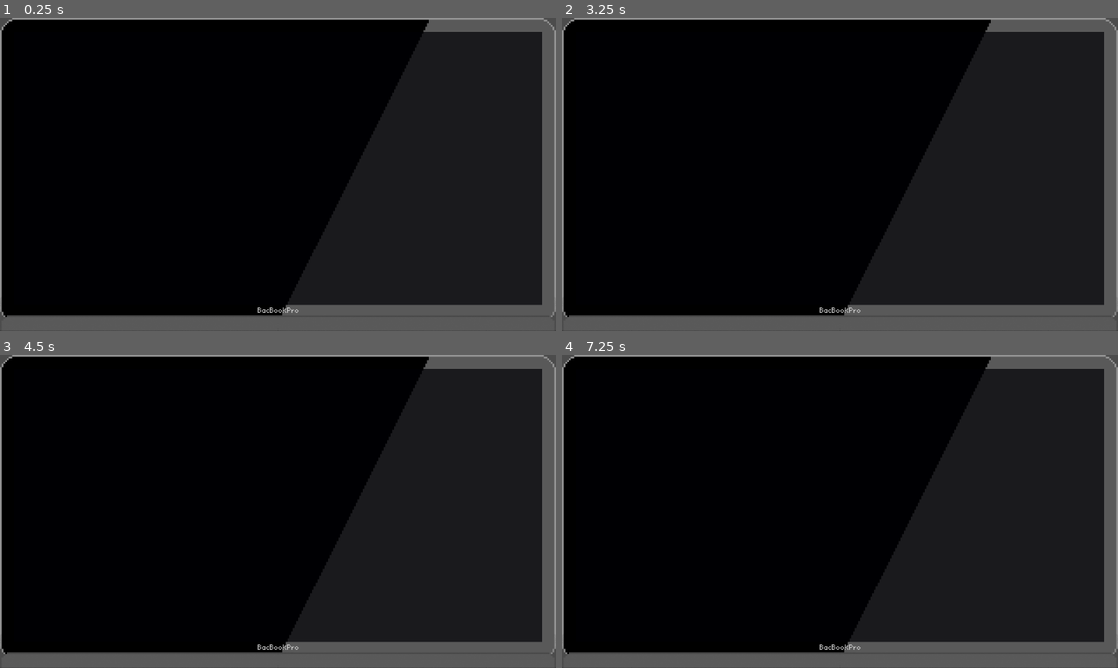
Above: before the commit, frames 1-4 (two rows, left to right).
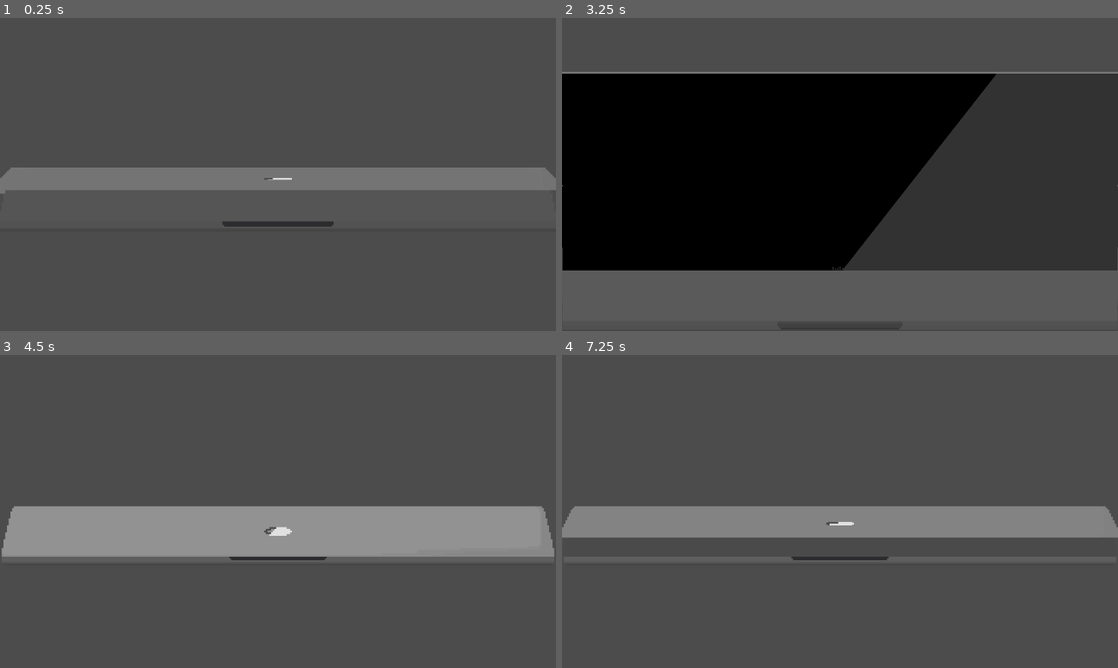
Above: after the commit, the same moments.

Repository: FVHSGameDesignClub/Brassica
Game: Godot game, scene res://Scenes/Splash/Splash.tscn
The game is run twice, just before and just after one commit, with the same random seed, the same clock (stepped at 60 frames per second) and the same inputs. Before the commit the project starts from res://Scenes/Main.tscn.
Inputs:
- Up to frame 1 (0.25 s): no input
- Up to frame 2 (3.25 s): tap Enter at 2 s
- Up to frame 3 (4.5 s): tap Space at 4.25 s
- Up to frame 4 (7.25 s): no input

The runs differ from the first frame. In frame 1, 90% of the frame differs, in the area x 0-100%, y 0-96%; in frame 2, 33%; in frame 3, 91%; in frame 4, 90%.

Commit message:
Splash Animation Updated

Diff:
--- /dev/null
+++ b/Scenes/Splash/Splash.tscn
@@ -0,0 +1,49 @@
+[gd_scene load_steps=32 format=2]
+
+[ext_resource path="res://Assets/Splash/Animation/1.png" type="Texture" id=1]
+[ext_resource path="res://Assets/Splash/Animation/2.png" type="Texture" id=2]
+[ext_resource path="res://Assets/Splash/Animation/3.png" type="Texture" id=3]
+[ext_resource path="res://Assets/Splash/Animation/4.png" type="Texture" id=4]
+[ext_resource path="res://Assets/Splash/Animation/5.png" type="Texture" id=5]
+[ext_resource path="res://Assets/Splash/Animation/6.png" type="Texture" id=6]
+[ext_resource path="res://Assets/Splash/Animation/7.png" type="Texture" id=7]
+[ext_resource path="res://Assets/Splash/Animation/8.png" type="Texture" id=8]
+[ext_resource path="res://Assets/Splash/Animation/9.png" type="Texture" id=9]
+[ext_resource path="res://Assets/Splash/Animation/10.png" type="Texture" id=10]
+[ext_resource path="res://Assets/Splash/Animation/11.png" type="Texture" id=11]
+[ext_resource path="res://Assets/Splash/Animation/12.png" type="Texture" id=12]
+[ext_resource path="res://Assets/Splash/Animation/13.png" type="Texture" id=13]
+[ext_resource path="res://Assets/Splash/Animation/14.png" type="Texture" id=14]
+[ext_resource path="res://Assets/Splash/Animation/15.png" type="Texture" id=15]
+[ext_resource path="res://Assets/Splash/Animation/16.png" type="Texture" id=16]
+[ext_resource path="res://Assets/Splash/Animation/17.png" type="Texture" id=17]
+[ext_resource path="res://Assets/Splash/Animation/18.png" type="Texture" id=18]
+[ext_resource path="res://Assets/Splash/Animation/19.png" type="Texture" id=19]
+[ext_resource path="res://Assets/Splash/Animation/20.png" type="Texture" id=20]
+[ext_resource path="res://Assets/Splash/Animation/21.png" type="Texture" id=21]
+[ext_resource path="res://Assets/Splash/Animation/22.png" type="Texture" id=22]
+[ext_resource path="res://Assets/Splash/Animation/23.png" type="Texture" id=23]
+[ext_resource path="res://Assets/Splash/Animation/24.png" type="Texture" id=24]
+[ext_resource path="res://Assets/Splash/Animation/25.png" type="Texture" id=25]
+[ext_resource path="res://Assets/Splash/Animation/26.png" type="Texture" id=26]
+[ext_resource path="res://Assets/Splash/Animation/27.png" type="Texture" id=27]
+[ext_resource path="res://Assets/Splash/Animation/28.png" type="Texture" id=28]
+[ext_resource path="res://Assets/Splash/Animation/29.png" type="Texture" id=29]
+[ext_resource path="res://Assets/Splash/Animation/30.png" type="Texture" id=30]
+
+[sub_resource type="SpriteFrames" id=1]
+animations = [ {
+"frames": [ ExtResource( 1 ), ExtResource( 2 ), ExtResource( 3 ), ExtResource( 4 ), ExtResource( 5 ), ExtResource( 6 ), ExtResource( 7 ), ExtResource( 8 ), ExtResource( 9 ), ExtResource( 10 ), ExtResource( 11 ), ExtResource( 12 ), ExtResource( 13 ), ExtResource( 14 ), ExtResource( 15 ), ExtResource( 16 ), ExtResource( 17 ), ExtResource( 18 ), ExtResource( 19 ), ExtResource( 20 ), ExtResource( 21 ), ExtResource( 22 ), ExtResource( 23 ), ExtResource( 24 ), ExtResource( 25 ), ExtResource( 25 ), ExtResource( 26 ), ExtResource( 27 ), ExtResource( 28 ), ExtResource( 29 ), ExtResource( 30 ) ],
+"loop": true,
+"name": "Default",
+"speed": 13.0
+} ]
+
+[node name="Splash" type="Node2D"]
+
+[node name="AnimatedSprite" type="AnimatedSprite" parent="."]
+frames = SubResource( 1 )
+animation = "Default"
+frame = 4
+playing = true
+centered = false
--- a/project.godot
+++ b/project.godot
@@ -16,7 +16,7 @@
 [application]
 
 config/name="Brassica"
-run/main_scene="res://Scenes/Main.tscn"
+run/main_scene="res://Scenes/Splash/Splash.tscn"
 run/disable_stdout=true
 boot_splash/image="res://Splash.png"
 config/icon="res://icon.png"
Binary file added: Assets/Frame/FrameBlack.png
Not shown, added: Assets/Frame/FrameBlack.png.import
Binary file changed: Assets/Splash/Animation/10.png
Binary file added: Assets/Splash/Animation/11.png
Not shown, added: Assets/Splash/Animation/11.png.import
Binary file added: Assets/Splash/Animation/12.png
Not shown, added: Assets/Splash/Animation/12.png.import
Binary file added: Assets/Splash/Animation/13.png
Not shown, added: Assets/Splash/Animation/13.png.import
Binary file added: Assets/Splash/Animation/14.png
Not shown, added: Assets/Splash/Animation/14.png.import
Binary file added: Assets/Splash/Animation/15.png
(and 36 more such lines)
